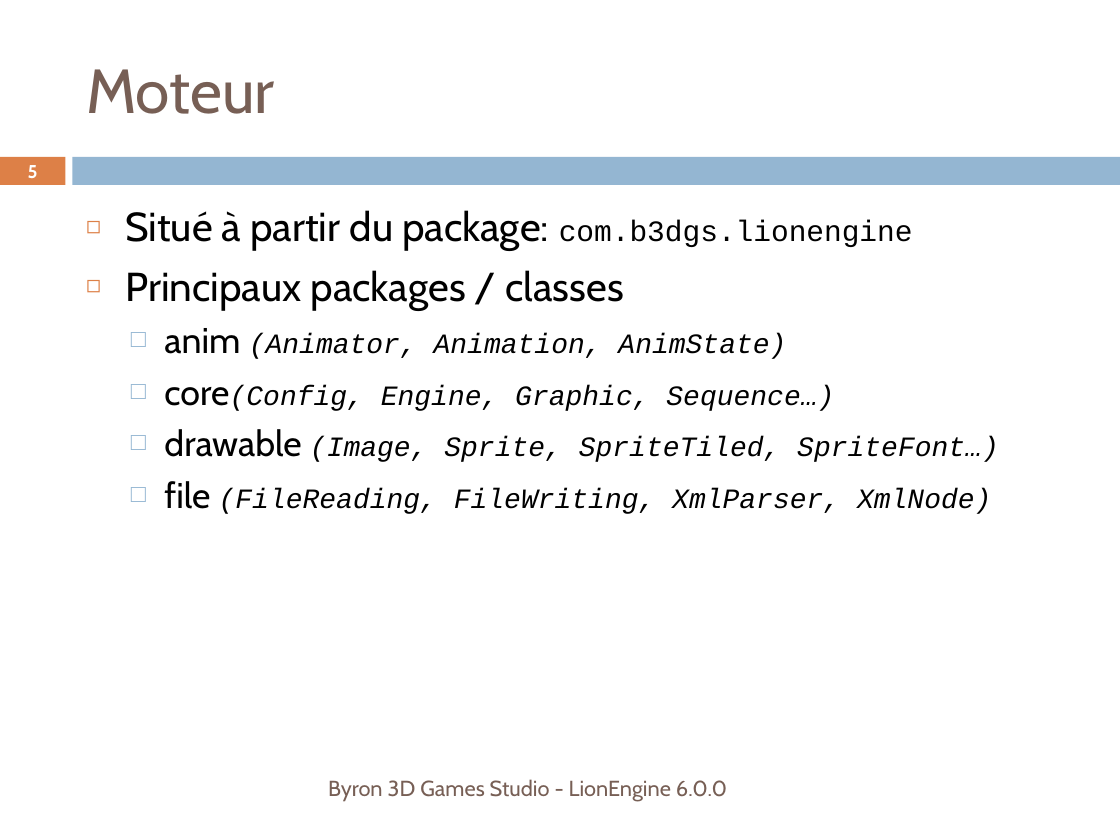
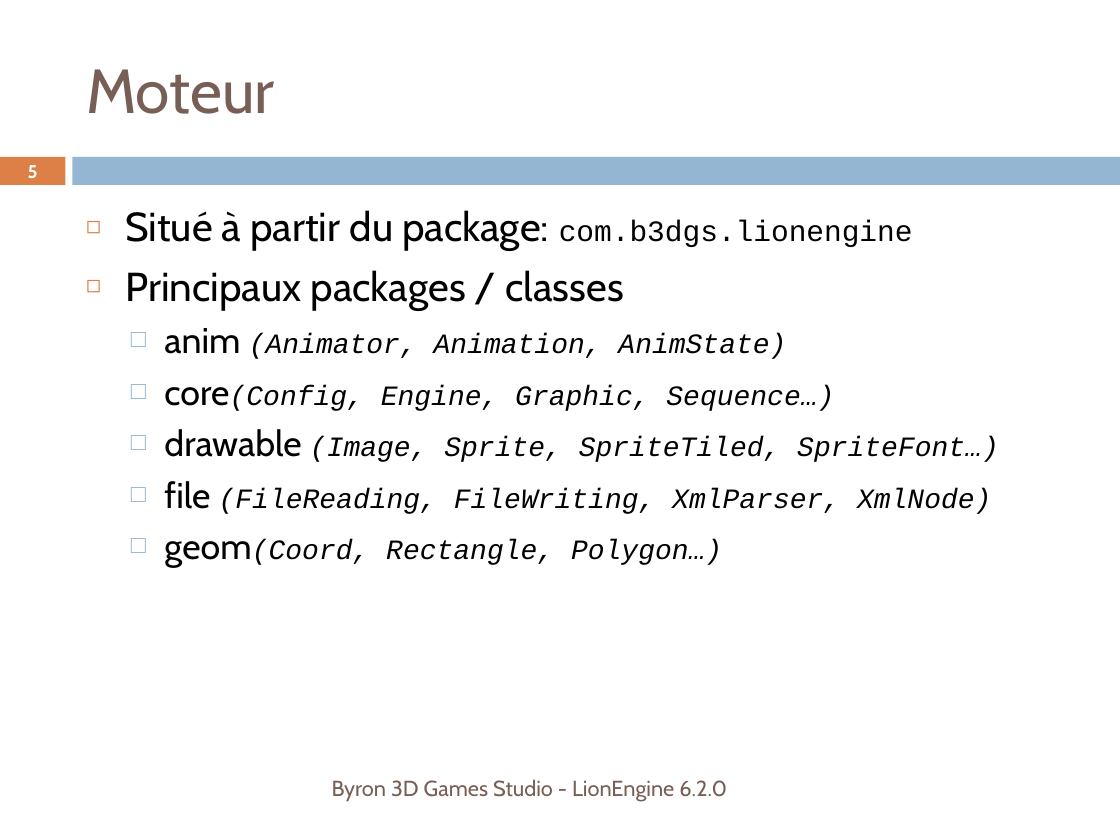
Before and after one commit to b3dgs/lionengine, a slide deck: slide 5 of doc/src/lionengine.pptx. Drawn at 1120x840 pixels with LibreOffice and Linux fonts; fonts in the diff are those of the drawing. Boxes give left, top, right and bottom in pixels: in the first picture for what was removed or moved away, otherwise in the second. Text is boxed around its words. In the diff, an @@ line names an element or a change of style, - is before the commit and + after.

```diff
--- a/doc/src/lionengine.pptx
+++ b/doc/src/lionengine.pptx
@@ text at <box>164,539,722,567</box>: paragraph added @@
+  □ geom(Coord, Rectangle, Polygon…)
@@ text at <box>332,779,727,801</box>: text changed @@
-Byron 3D Games Studio - LionEngine 6.0.0
+Byron 3D Games Studio - LionEngine 6.2.0
```
Also in this commit, not shown: 48 other slides changed.
